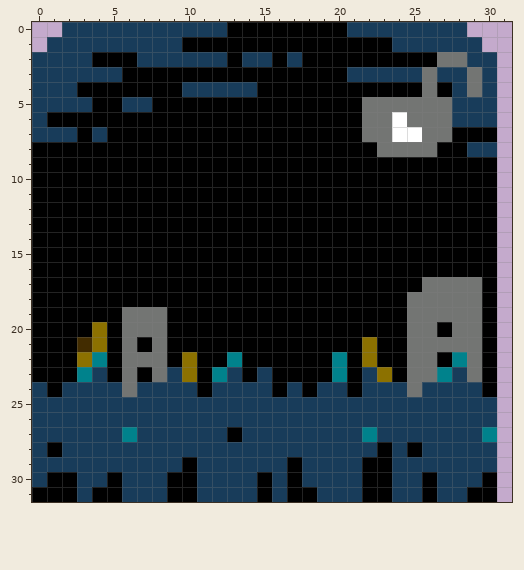
Two states of a pixel-art sprite, gameraspberry/debug/images/grave/btn_stage_01_on.png. The picture above is the old version.
The file is 32x32 pixels.
After the commit:
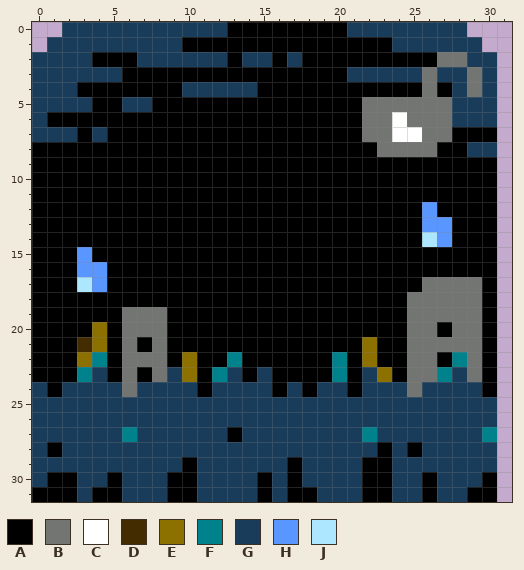
Palette (. is transparent): A #000000  B #737573  C #ffffff  D #422c00  E #8c7100  F #00828c  G #183c5a  H #5a96ff  J #ade7ff
The edit:
y 12: x 26 A -> H
y 13: x 26..27 AA -> HH
y 14: x 26..27 AA -> JH
y 15: x 3 A -> H
y 16: x 3..4 AA -> HH
y 17: x 3..4 AA -> JH
Pixel boxes of the changes (left, top, right, bottom) in both pictures:
changed: (422, 202, 452, 247)
changed: (77, 247, 107, 292)
